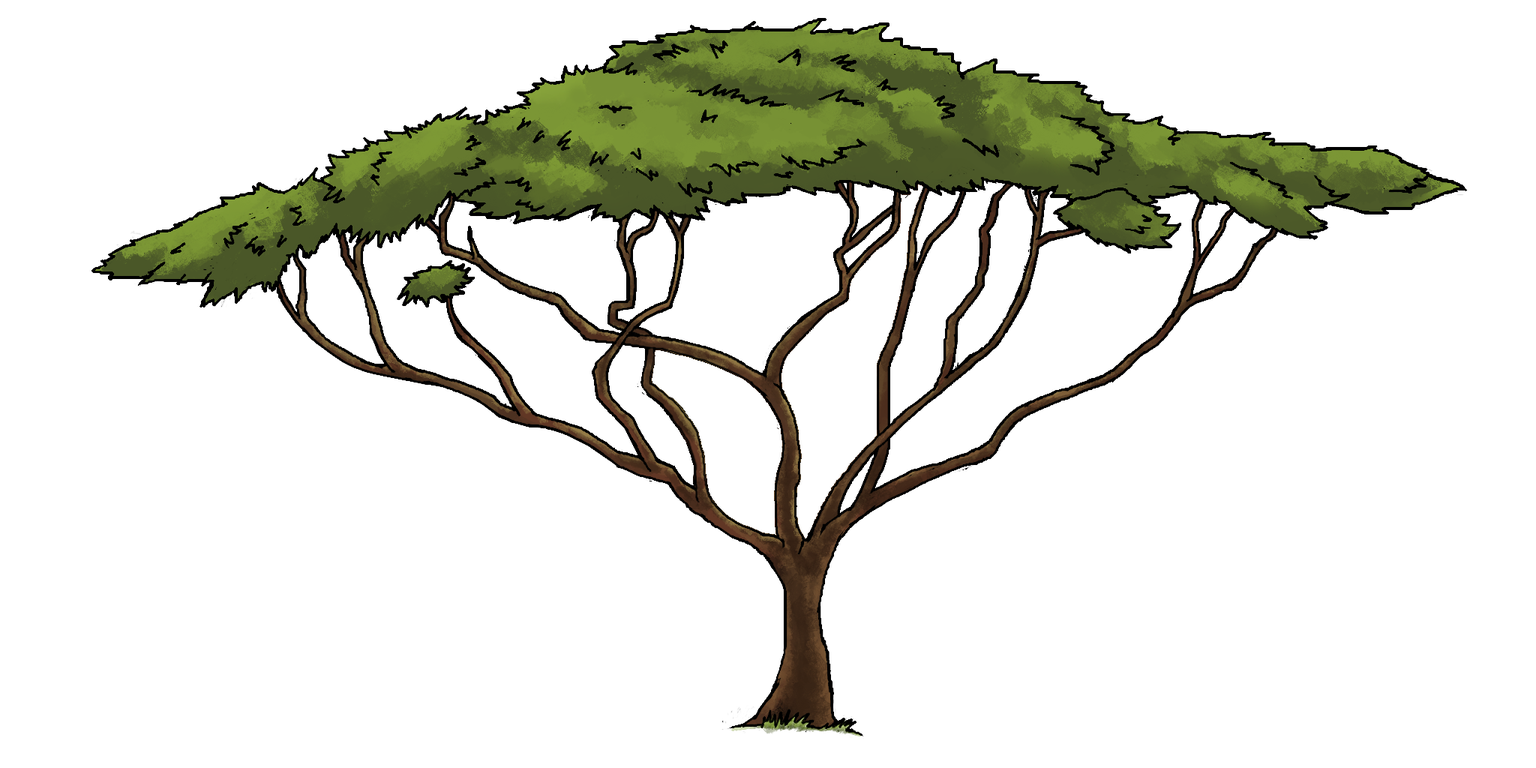
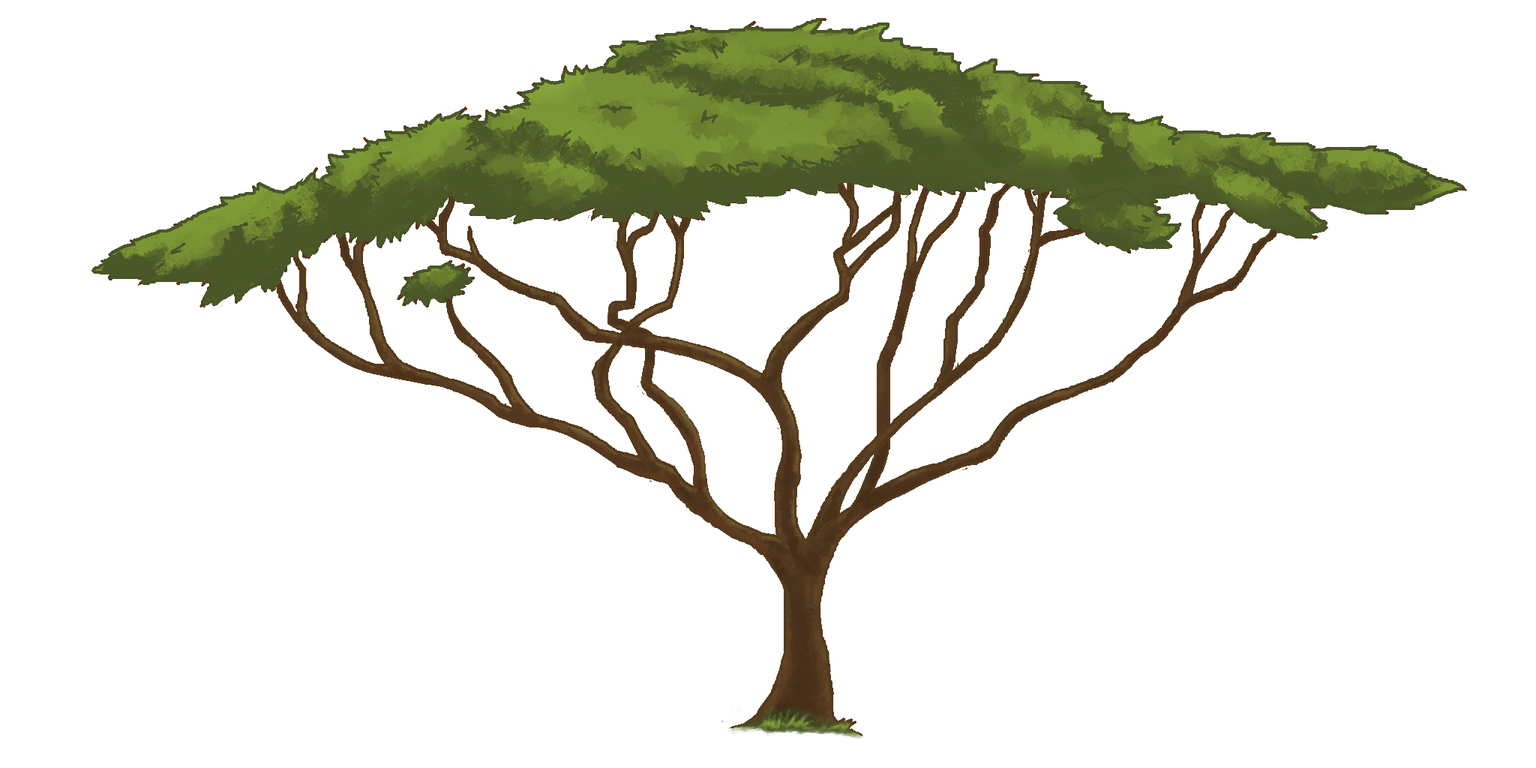
Comparing the layer stacks of the two w=1536, h=768 images. Changes:
hid "branch" over [91, 17, 1468, 740]
"color": opacity 100% → 50% over [278, 182, 1276, 728]
hid "color #2" over [91, 17, 1467, 737]
hid "Pasted Layer" over [91, 17, 1468, 740]
added layer "bg leaves" above "Pasted Layer #1" over [92, 17, 1463, 740]
added layer "Pasted Layer #1" over [91, 17, 1468, 740]
